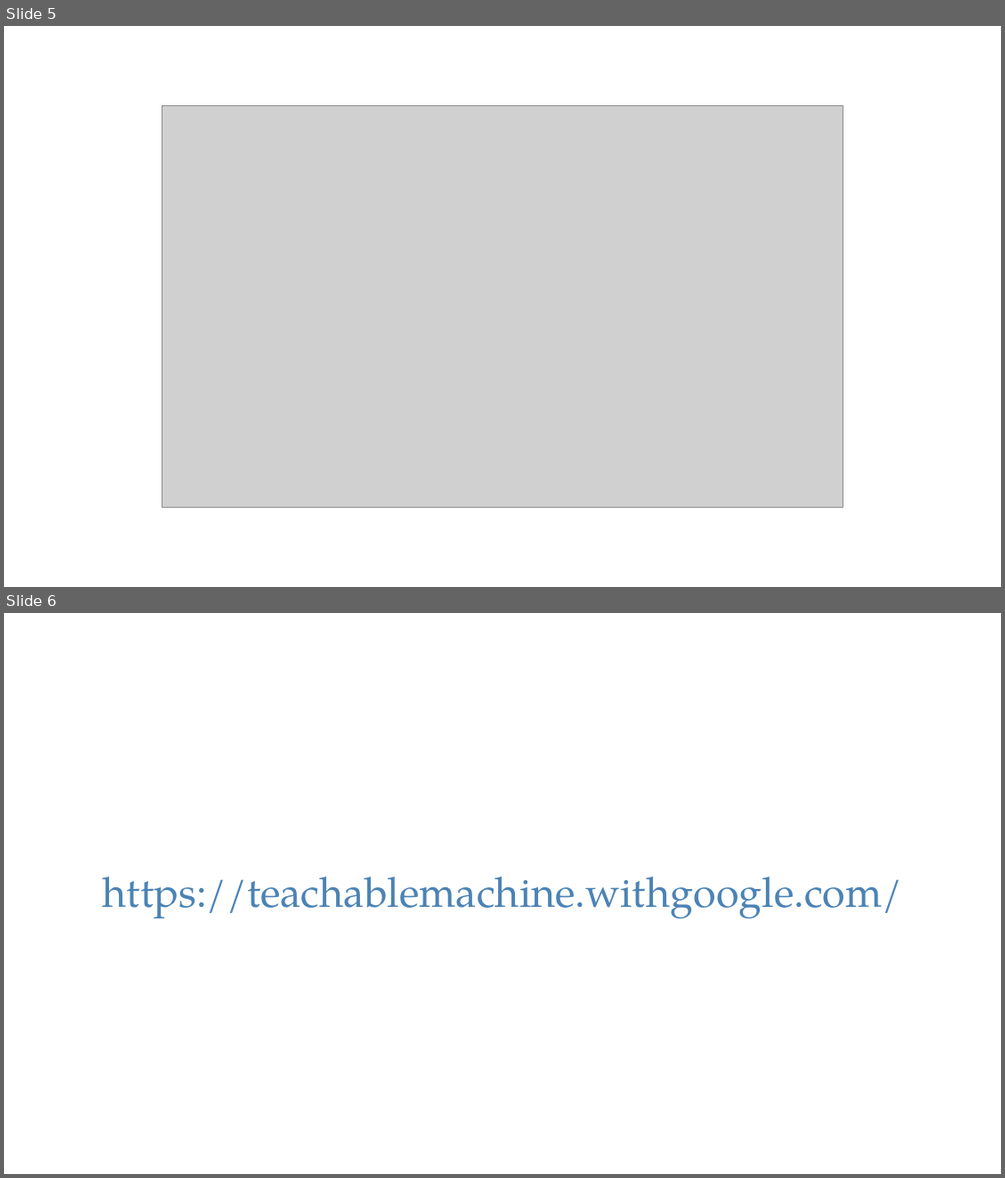
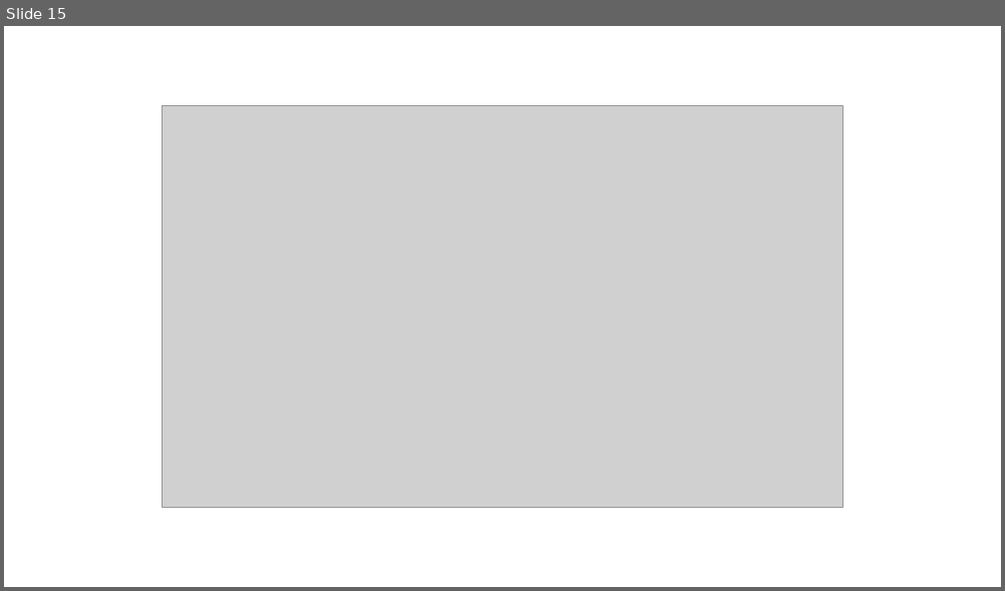
Before and after one commit to PracticumAI-Test/what_is_ai, a slide deck: ai_systems.pptx. Shown one above the other, each under a label of ours: slides 5 and 6 before the commit, slide 15 after it. The pictures are 1005x1178 and 1005x591 pixels, drawn with LibreOffice and Linux fonts; fonts in the diff are those of the drawing; grey boxes stand for pictures. Boxes give left, top, right and bottom in pixels: in the first picture for what was removed or moved away, otherwise in the second. Text is boxed around its words. In the diff, an @@ line names an element or a change of style, - is before the commit and + after.

```diff
--- a/ai_systems.pptx
+++ b/ai_systems.pptx
@@ slide 6 removed at [4,613,1001,1174], background #FFFFFF @@
@@ text removed at [103,876,902,918] @@
-https://teachablemachine.withgoogle.com/
@@ what was slide 5 is now slide 15 @@
```
Also in this commit, not shown: 10 slides changed, 4 slides added, 8 other slides removed, 1 other file.
